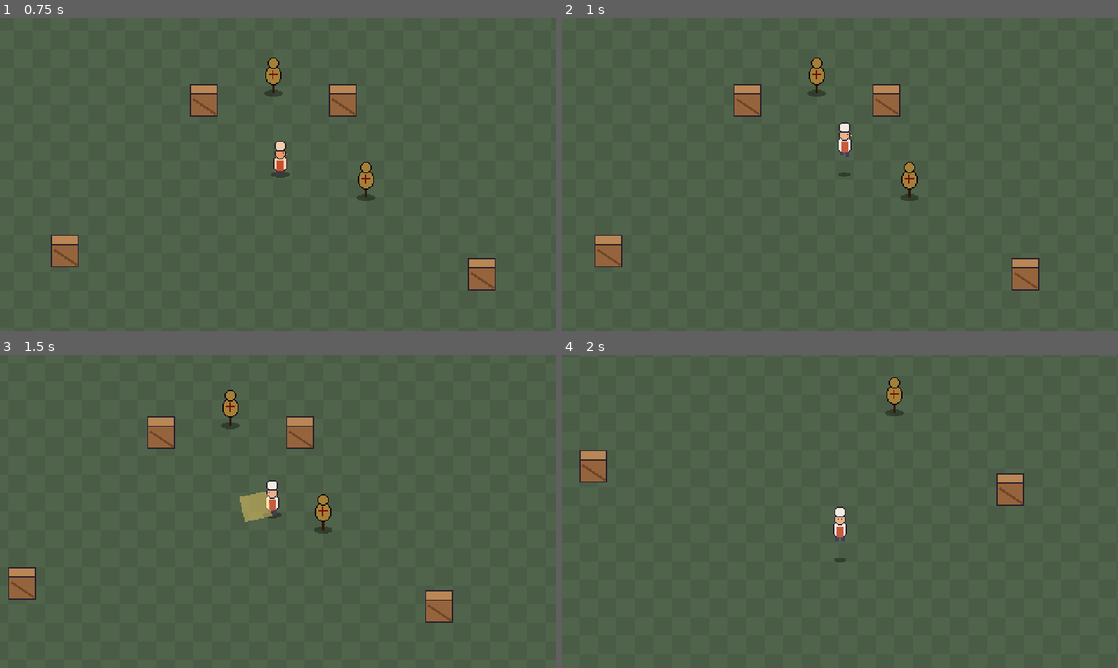
Above: before the commit, frames 1-4 (two rows, left to right).
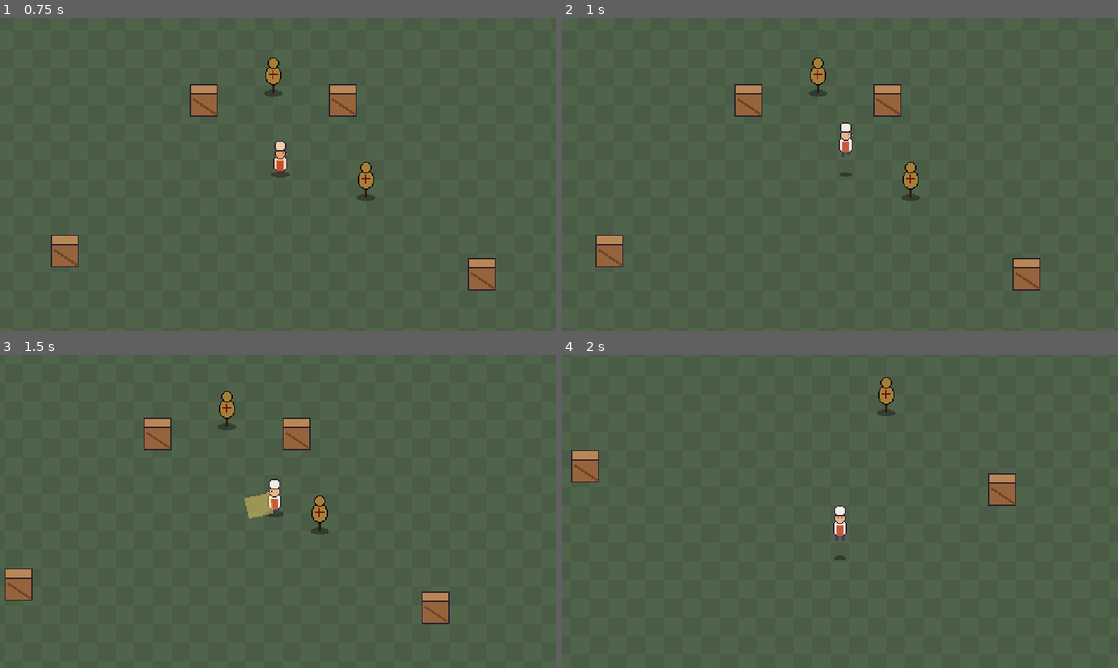
Above: after the commit, the same moments.

Repository: xNeku/cookerlegacy
Game: Godot game, scene res://game/main/main.tscn
Two runs of this game, one before a commit and one after it. Both use one fixed random seed, a clock stepped at 60 frames per second and the inputs below.
Inputs (mouse positions are in pixels of both pictures, inside the frame that each line leads up to):
- Up to frame 1 (0.75 s): tap Enter at 0.5 s; move the mouse to (400, 158) at 0.52 s; hold D (move_right) from 0.53 s (still down); hold K (attack_heavy) from 0.53 s (still down); click (400, 158) at 0.67 s
- Up to frame 2 (1 s): keep holding D (move_right); keep holding K (attack_heavy); tap Space (jump) at 0.77 s; tap J (attack_light) at 0.8 s
- Up to frame 3 (1.5 s): tap Space (jump) at 1.07 s; move the mouse to (166, 527) at 1.27 s; release D (move_right) at 1.28 s; release K (attack_heavy) at 1.28 s; hold S (move_down) from 1.28 s (still down); tap J (attack_light) at 1.35 s
- Up to frame 4 (2 s): keep holding S (move_down); tap Space (jump) at 1.52, 1.82 s; tap L (dash) at 1.55 s

Frame 1 is identical in both runs. In frame 2, 0.7% of the frame differs, in the area x 5-86%, y 12-88%; in frame 3, 2.1%, in the area x 0-82%, y 11-86%; in frame 4, 1.2%.

Commit message:
fix B-011: cola de intenciones en combos (spam y □□△ no pierden pulsaciones), buffer por eventos y con reloj de juego (no caduca en hitstop)
Co-Authored-By: Claude Opus 5.5 <noreply@anthropic.com>
Claude-Session: https://claude.ai/code/session_019opLeEuLpxTACDT7pgCg4z

Diff:
--- a/game/player/player.gd
+++ b/game/player/player.gd
@@ -92,10 +92,13 @@
 ## Acciones que pasan por el buffer de input.
 const BUFFERED_ACTIONS: Array[StringName] = [&"attack_light", &"attack_heavy", &"dash", &"jump"]
 
+## Reloj de juego (s): avanza con el tiempo del juego, así que se para en el hitstop.
+## El buffer y los combos miden con este, no con el reloj real.
+var _clock: float = 0.0
 var _vertical_speed: float = 0.0
 var _dash_charges: int = 0
 var _dash_recharge: float = 0.0
-## Última vez (s) que se pulsó cada acción y aún no se ha usado.
+## Momento (reloj de juego) en que se pulsó cada acción y aún no se ha usado.
 var _buffer: Dictionary = {}
 
 @onready var sprite: AnimatedSprite2D = %Sprite
@@ -113,7 +116,7 @@
 
 # Corre antes que la StateMachine (los padres procesan antes que los hijos).
 func _physics_process(delta: float) -> void:
-	_record_buffer()
+	_clock += delta
 	_update_dash_charges(delta)
 	_update_height(delta)
 
@@ -123,14 +126,19 @@
 func consume_action(action: StringName) -> bool:
 	if not _buffer.has(action):
 		return false
-	var fresh: bool = _now() - _buffer[action] <= input_buffer_time
+	var fresh: bool = _clock - _buffer[action] <= input_buffer_time
 	_buffer.erase(action)
 	return fresh
 
 
 ## Como consume_action pero sin gastarla (para mirar sin usar).
 func has_buffered(action: StringName) -> bool:
-	return _buffer.has(action) and _now() - _buffer[action] <= input_buffer_time
+	return _buffer.has(action) and _clock - _buffer[action] <= input_buffer_time
+
+
+## Tiempo de juego (s). Se para durante el hitstop.
+func game_time() -> float:
+	return _clock
 
 
 ## Estado "libre" al que volver tras una acción: en el aire, Jump; si no, Idle o Move.
@@ -253,10 +261,14 @@
 	sprite.speed_scale = clampf(ratio, min_walk_anim_speed, 1.0)
 
 
-func _record_buffer() -> void:
+# Las pulsaciones se apuntan en cuanto llegan (no una vez por frame de física):
+# así no se pierde ninguna, ni siquiera un toque rapidísimo o durante el hitstop.
+func _input(event: InputEvent) -> void:
+	if event.is_echo():
+		return
 	for action in BUFFERED_ACTIONS:
-		if Input.is_action_just_pressed(action):
-			_buffer[action] = _now()
+		if event.is_action_pressed(action):
+			_buffer[action] = _clock
 
 
 func _update_dash_charges(delta: float) -> void:
@@ -279,7 +291,3 @@
 		new_height = 0.0
 		_vertical_speed = 0.0
 	set_height(new_height)
-
-
-func _now() -> float:
-	return Time.get_ticks_msec() / 1000.0
--- a/game/player/states/attack.gd
+++ b/game/player/states/attack.gd
@@ -19,14 +19,16 @@
 var _combo: ComboData
 var _attack: AttackData
 var _time: float = 0.0
-var _buffered: bool = false
-var _switch_buffered: bool = false
+## Lo que has ido pulsando durante el combo, en orden (□, □, △...). Se sirve
+## en cada punto de encadenado. Así spamear o mezclar botones nunca pierde nada.
+var _queue: Array[StringName] = []
 ## Golpe en el que vamos (-1 = ninguno) y cuándo se pierde el combo si no se sigue.
 var _step: int = -1
 var _expires_at: float = 0.0
 
 
 func enter(_previous: State) -> void:
+	_queue.clear()
 	_combo = _get_combo()
 	_begin(_next_step())
 
@@ -41,12 +43,7 @@
 	if _time >= _attack.cancel_from and (try_dash() or try_jump()):
 		_finish()
 		return
-	# Solo se "gasta" la pulsación si hay siguiente golpe; si no, se queda en el buffer
-	# y al acabar empieza un combo nuevo.
-	if _has_next_step() and player.consume_action(input_action):
-		_buffered = true
-	if switch_action != &"" and player.consume_action(switch_action):
-		_switch_buffered = true
+	_collect_inputs()
 
 	player.hitbox.set_active(_time >= _attack.hit_start and _time < _attack.hit_end)
 
@@ -57,18 +54,19 @@
 	# Sin animación de ataque (placeholder): si te mueves pegando, anda en vez de patinar.
 	player.play_animation(_attack.animation, "idle" if input.is_zero_approx() else "walk")
 
-	if _time >= _attack.chain_from:
-		if _buffered and _has_next_step():
+	if _time >= _attack.chain_from and not _queue.is_empty():
+		var next: StringName = _queue.pop_front()
+		if next == input_action:
 			_begin(_next_step())
 			return
-		if _switch_buffered:
-			_finish()
-			# △ en el aire no carga: va directo al golpe fuerte.
-			var target := switch_state
-			if target == &"Charge" and player.is_airborne():
-				target = &"HeavyAttack"
-			machine.change_to(target)
-			return
+		_finish()
+		_queue.clear()
+		# △ en el aire no carga: va directo al golpe fuerte.
+		var target := switch_state
+		if target == &"Charge" and player.is_airborne():
+			target = &"HeavyAttack"
+		machine.change_to(target)
+		return
 
 	if _time >= _attack.duration:
 		_finish()
@@ -81,8 +79,6 @@
 func _begin(step: int) -> void:
 	_attack = _combo.attacks[step]
 	_time = 0.0
-	_buffered = false
-	_switch_buffered = false
 	var dir := player.get_attack_direction()
 	player.update_facing(dir)
 	player.sprite.speed_scale = 1.0
@@ -90,6 +86,20 @@
 	player.hitbox.configure(_attack, dir)
 	# Conserva parte de la inercia y suma el pasito: así andar y pegar no frena en seco.
 	player.velocity = player.velocity * player.attack_momentum_keep + dir * _attack.lunge_speed
+
+
+## Apunta en la cola lo pulsado. □ solo se apunta si quedan golpes en el combo para
+## gastarlo (si no, se queda en el buffer del Player y al acabar empieza un combo nuevo).
+## Tras un cambio de botón (△) ya no se apunta nada más: el resto lo lleva el otro estado.
+func _collect_inputs() -> void:
+	if switch_action != &"" and switch_action in _queue:
+		return
+	var pending_same := _queue.count(input_action)
+	var remaining := _combo.attacks.size() - 1 - _step
+	if pending_same < remaining and player.consume_action(input_action):
+		_queue.append(input_action)
+	if switch_action != &"" and player.consume_action(switch_action):
+		_queue.append(switch_action)
 
 
 ## Qué golpe toca: sigue el combo si no ha caducado; si no, vuelve al primero.
@@ -123,5 +133,6 @@
 	return player.light_combo
 
 
+## Reloj de juego del Player (se para en el hitstop).
 func _now() -> float:
-	return Time.get_ticks_msec() / 1000.0
+	return player.game_time()
